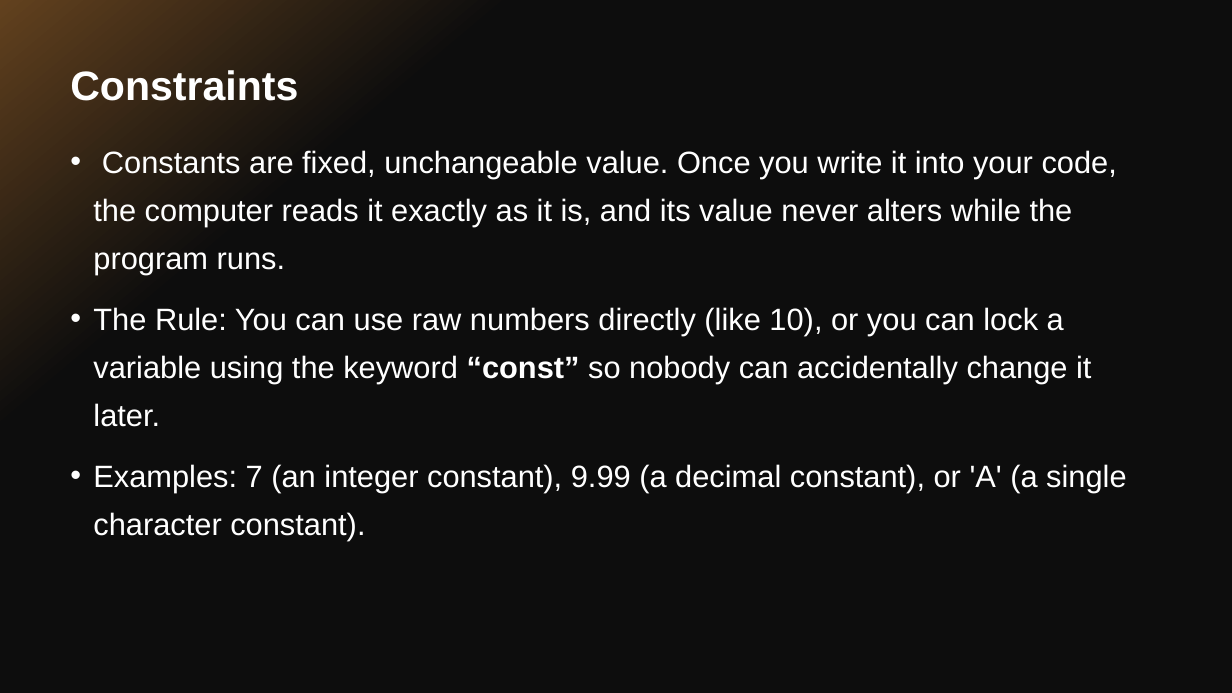
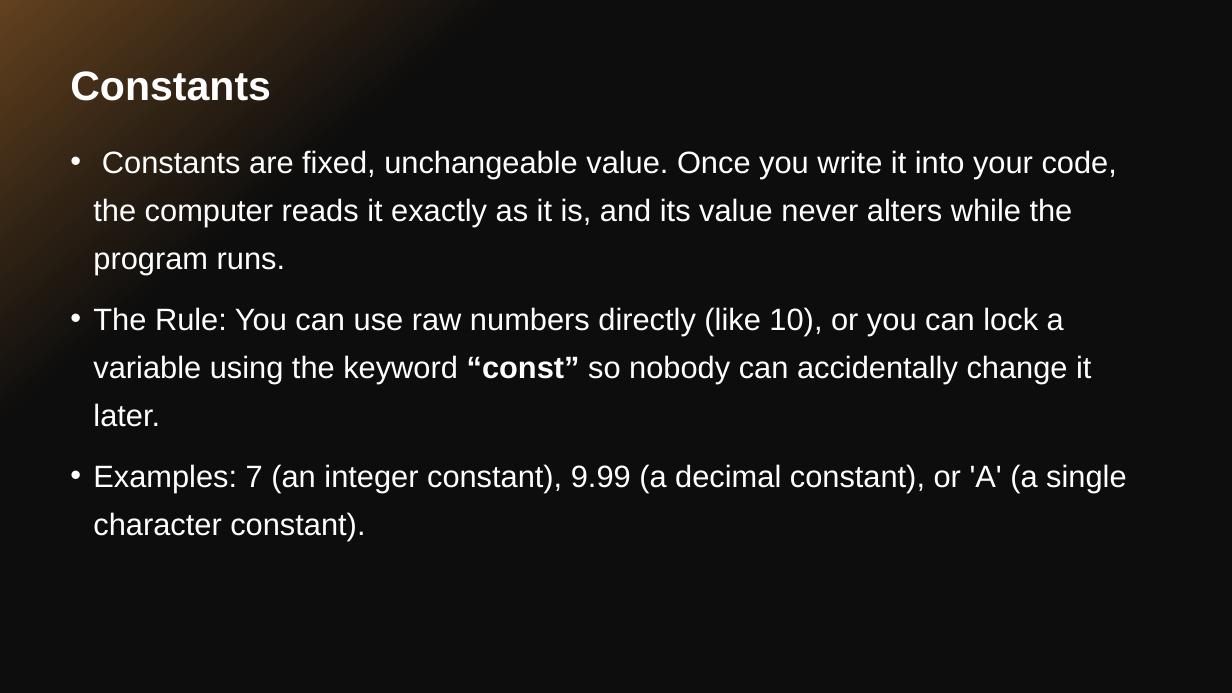
Before and after one commit to Anish-A-R/C-Learning-Journey, a slide deck: slide 5 of Documentation/3.Tokens.pptx. Drawn at 1232x693 pixels with LibreOffice and Linux fonts; fonts in the diff are those of the drawing. Boxes give left, top, right and bottom in pixels: in the first picture for what was removed or moved away, otherwise in the second. Text is boxed around its words. In the diff, an @@ line names an element or a change of style, - is before the commit and + after.

```diff
--- a/Documentation/3.Tokens.pptx
+++ b/Documentation/3.Tokens.pptx
@@ title at box(70, 71, 271, 101): text changed @@
-Constraints
+Constants
```
Also in this commit, not shown: 1 other file.
